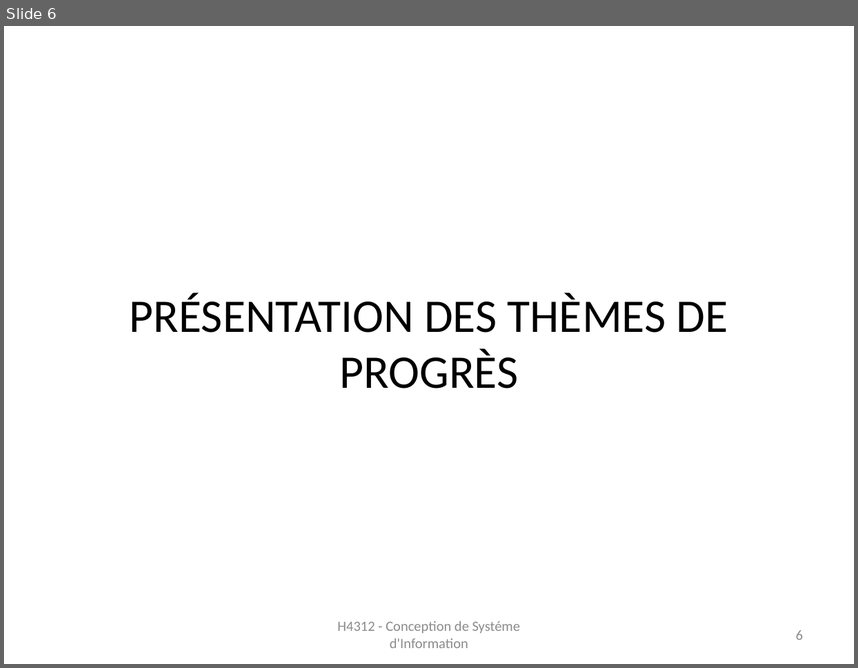
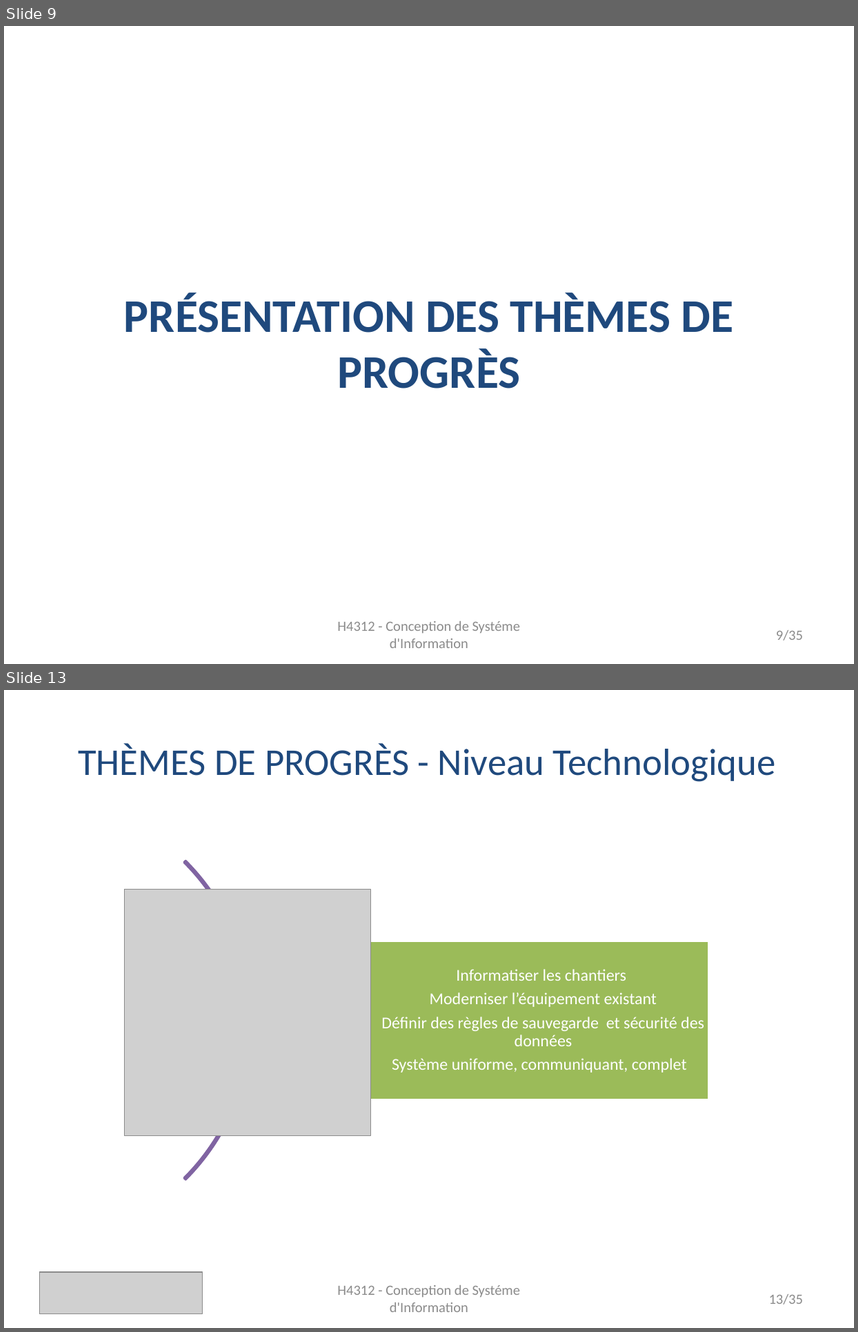
Before and after one commit to monicaGolumbeanu/GSTP, a slide deck: rapports/presentation/presentationFinale.pptx. Shown one above the other, each under a label of ours: slide 6 before the commit, slides 9 and 13 after it; the slides between them are not shown. The pictures are 858x668 and 858x1332 pixels, drawn with LibreOffice and Linux fonts; fonts in the diff are those of the drawing; grey boxes stand for pictures. Boxes give left, top, right and bottom in pixels: in the first picture for what was removed or moved away, otherwise in the second. Text is boxed around its words. In the diff, an @@ line names an element or a change of style, - is before the commit and + after.

```diff
--- a/rapports/presentation/presentationFinale.pptx
+++ b/rapports/presentation/presentationFinale.pptx
@@ slide 13 added at [4,690,854,1328], background #FFFFFF @@
@@ text added at [78,744,776,782], 32 pt, text #1F497D @@
+THÈMES DE PROGRÈS - Niveau Technologique
@@ arch (boxed as its full ring) added at [4,795,252,1244], outline #8064A2 2 pt @@
@@ picture added at [125,889,371,1136] @@
@@ rectangle added at [249,940,710,1100], fill #9BBB59, outline #FFFFFF 2 pt @@
@@ text added at [381,969,704,1072], 14 pt, text #FFFFFF @@
+Informatiser les chantiers
+Moderniser l’équipement existant
+Définir des règles de sauvegarde et sécurité des données
+Système uniforme, communiquant, complet
@@ picture added at [40,1272,203,1313] @@
@@ text added at [337,1285,520,1312], 12 pt, text #8C8C8C @@
+H4312 - Conception de Systéme d'Information
@@ page number added at [769,1294,803,1304], 12 pt, text #8C8C8C @@
+13/35
@@ what was slide 6 is now slide 9 @@
@@ slide 9 changed as well @@
@@ title "PRÉSENTATION DES THÈMES DE PROGRÈS" at [124,293,734,388]: text colour #000000 to #1F497D, bold on @@
@@ page number at [776,630,803,640]: text changed @@
-6
+9/35
```
Also in this commit, not shown: 7 other slides changed, 26 other slides added, 2 other files.
